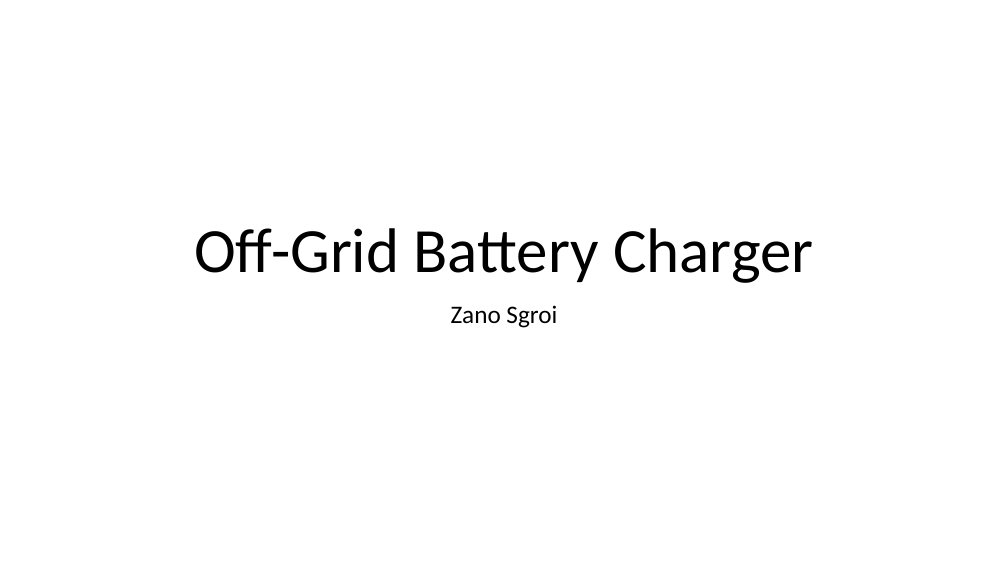
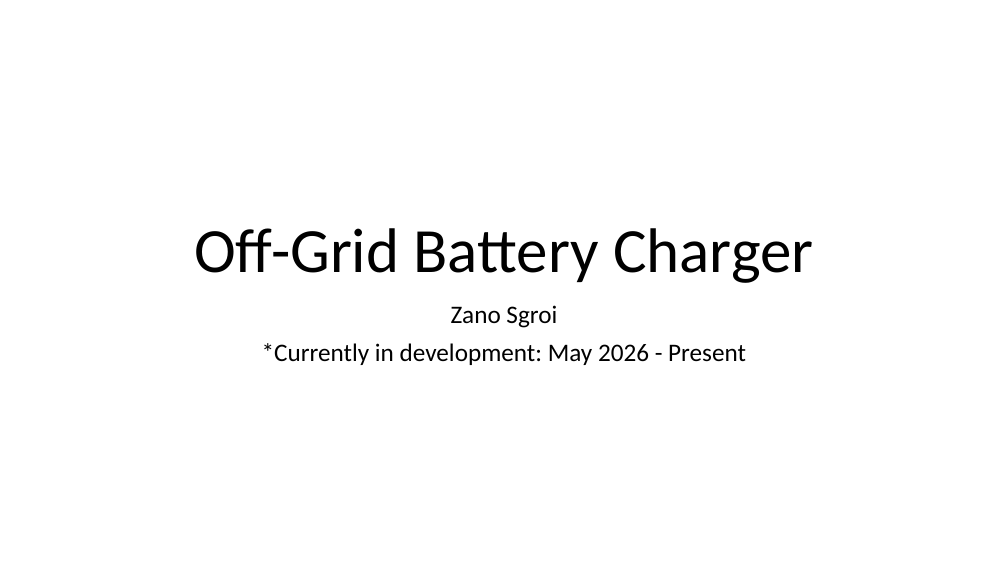
Before and after one commit to 23vsgroi/Battery-Charger, a slide deck: slide 1 of Battery Charger Project/Docs/Off-Grid Battery Charger.pptx. Drawn at 1008x567 pixels with LibreOffice and Linux fonts; fonts in the diff are those of the drawing. Boxes give left, top, right and bottom in pixels: in the first picture for what was removed or moved away, otherwise in the second. Text is boxed around its words. In the diff, an @@ line names an element or a change of style, - is before the commit and + after.

```diff
--- a/Battery Charger Project/Docs/Off-Grid Battery Charger.pptx
+++ b/Battery Charger Project/Docs/Off-Grid Battery Charger.pptx
@@ subtitle at <box>262,343,746,365</box>: paragraph added @@
+*Currently in development: May 2026 - Present
```
Also in this commit, not shown: 1 other slide changed, 1 slide added, 13 other files.
